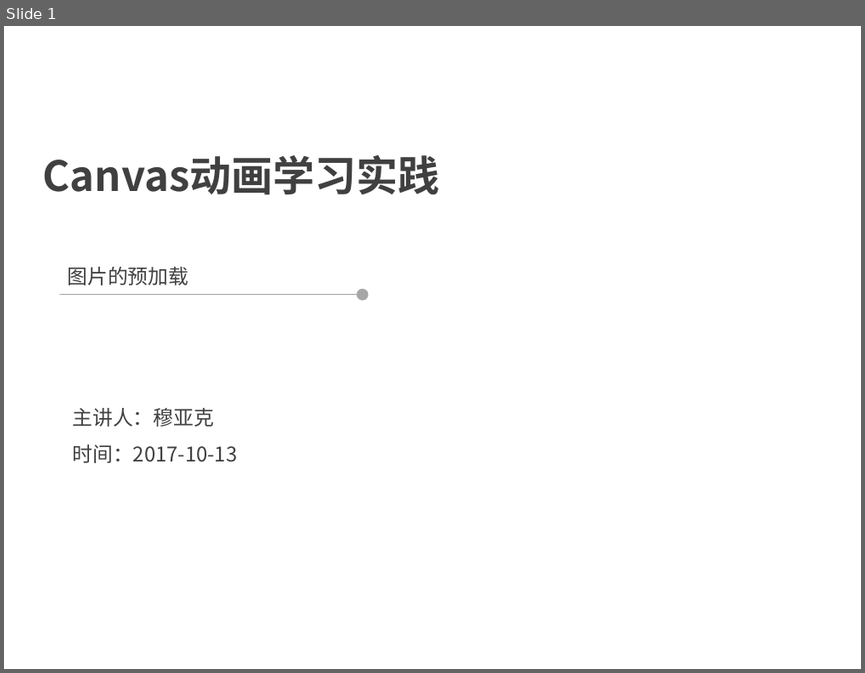
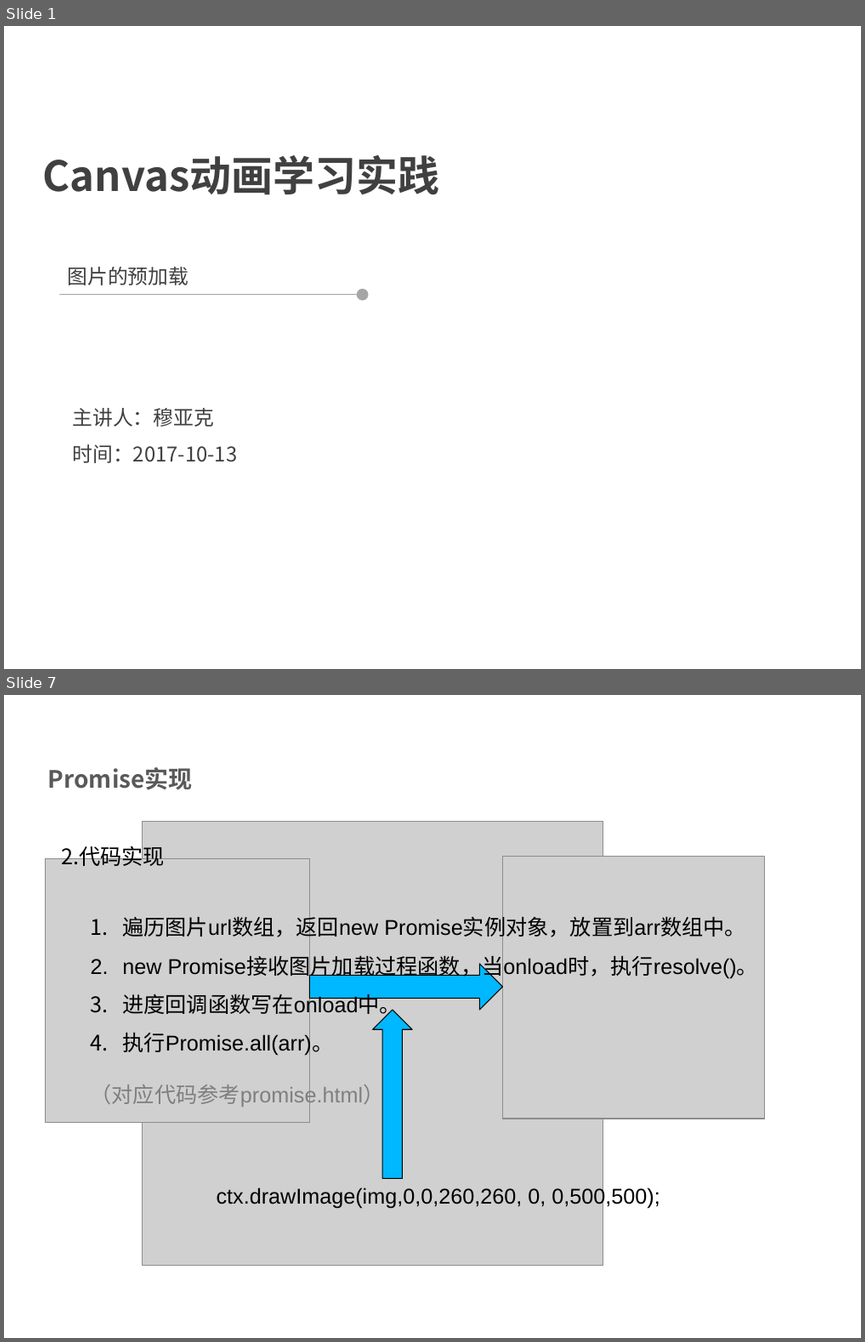
Before and after one commit to muyake/muyake.github.io, a slide deck: js/preload/穆亚克.ppt. Shown one above the other, each under a label of ours: slide 1 before the commit, slides 1 and 7 after it; the slides between them are not shown. The pictures are 865x673 and 865x1342 pixels, drawn with LibreOffice and Linux fonts; fonts in the diff are those of the drawing; grey boxes stand for pictures; background and template pictures are left out. Boxes give left, top, right and bottom in pixels: in the first picture for what was removed or moved away, otherwise in the second. Text is boxed around its words. In the diff, an @@ line names an element or a change of style, - is before the commit and + after.

Commit message:
添加代码整理

```diff
--- a/js/preload/穆亚克.ppt
+++ b/js/preload/穆亚克.ppt
@@ slide 7 added at box(4, 695, 861, 1338), background picture (left out) @@
@@ text added at box(48, 767, 193, 790), 20 pt, text #595959, bold @@
+Promise实现
@@ picture added at box(142, 821, 603, 1265) @@
@@ text added at box(61, 843, 165, 866), 18 pt, text #000000 @@
+2.代码实现
@@ text added at box(91, 913, 759, 1107), 18 pt, text #000000 @@
+1. 遍历图片url数组，返回new Promise实例对象，放置到arr数组中。
+2. new Promise接收图片加载过程函数，当onload时，执行resolve()。
+3. 进度回调函数写在onload中。
+4. 执行Promise.all(arr)。
+（对应代码参考promise.html）
@@ group added at box(45, 857, 765, 1208): 2 pictures, 1 text, 1 right arrow, 1 up arrow @@
+ctx.drawImage(img,0,0,260,260, 0, 0,500,500);
```
Also in this commit, not shown: 6 other slides added, 5 slides removed, 2 other files.
